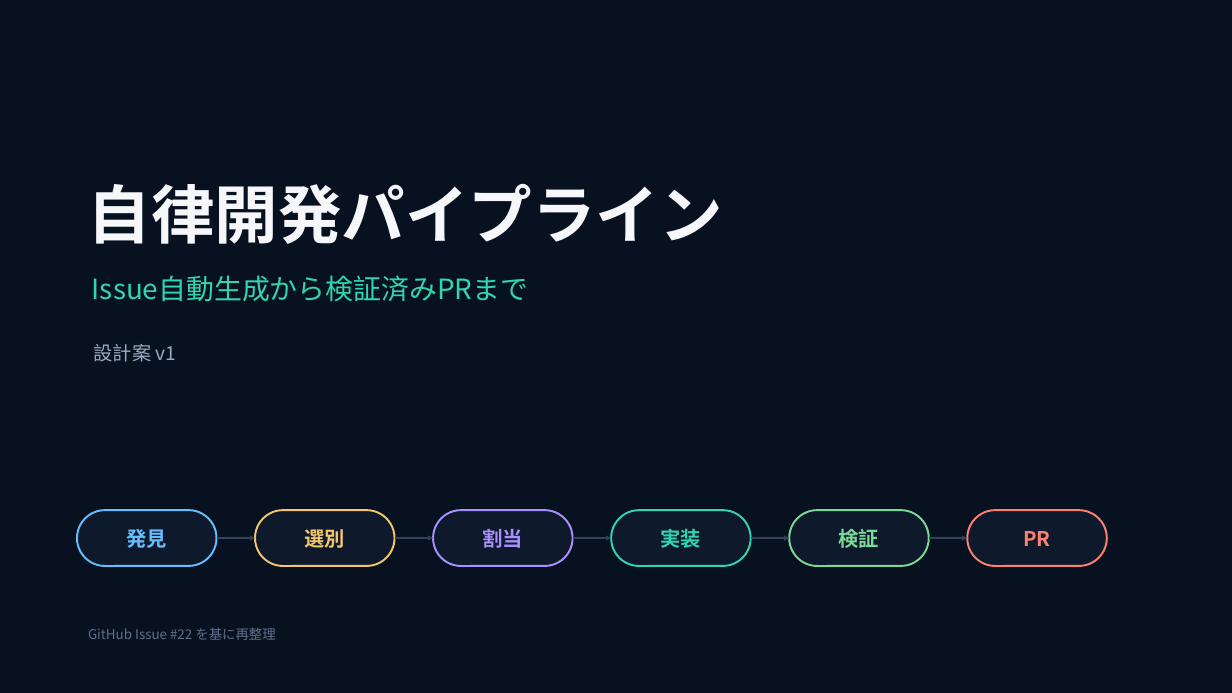
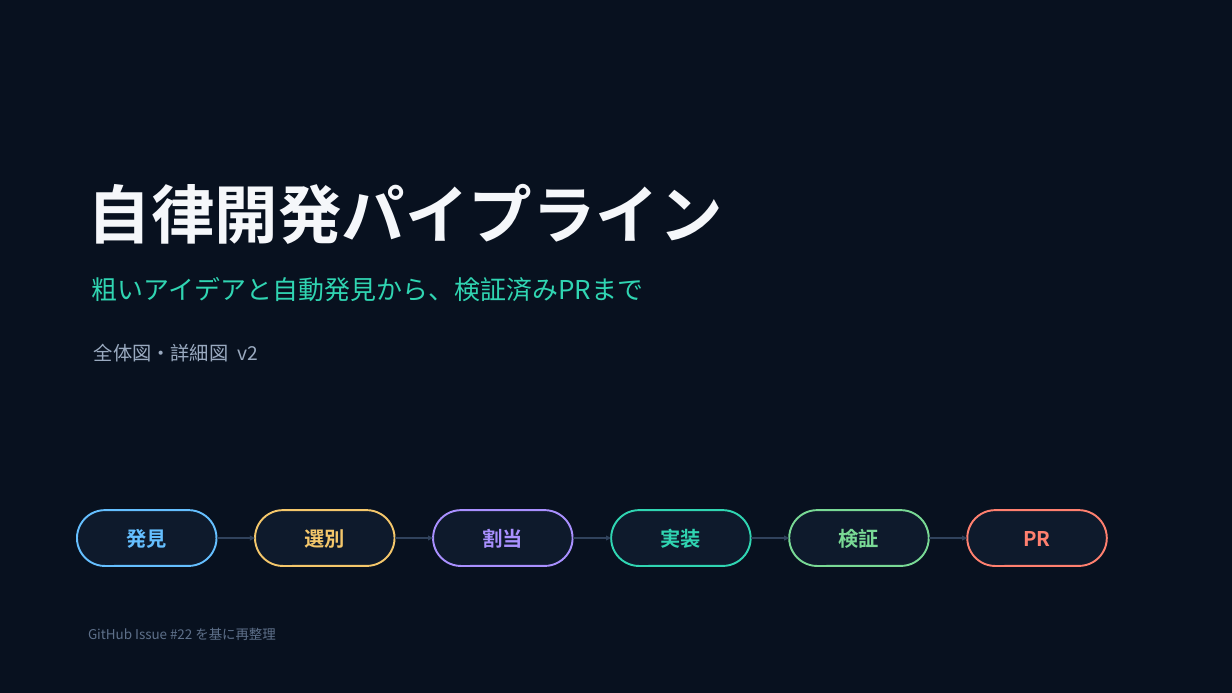
Before and after one commit to Kottiee/dev-pipeline2, a slide deck: slide 1 of docs/autonomous-development-pipeline-design.pptx. Drawn at 1232x693 pixels with LibreOffice and Linux fonts; fonts in the diff are those of the drawing. Boxes give left, top, right and bottom in pixels: in the first picture for what was removed or moved away, otherwise in the second. Text is boxed around its words. In the diff, an @@ line names an element or a change of style, - is before the commit and + after.

```diff
--- a/docs/autonomous-development-pipeline-design.pptx
+++ b/docs/autonomous-development-pipeline-design.pptx
@@ text at <box>92,277,644,301</box>: text changed; size 21.8 to 20.2 pt @@
-Issue自動生成から検証済みPRまで
+粗いアイデアと自動発見から、検証済みPRまで
@@ text at <box>94,344,258,362</box>: text changed @@
-設計案 v1
+全体図・詳細図 v2
```
Also in this commit, not shown: 8 other slides changed, 6 slides added.
